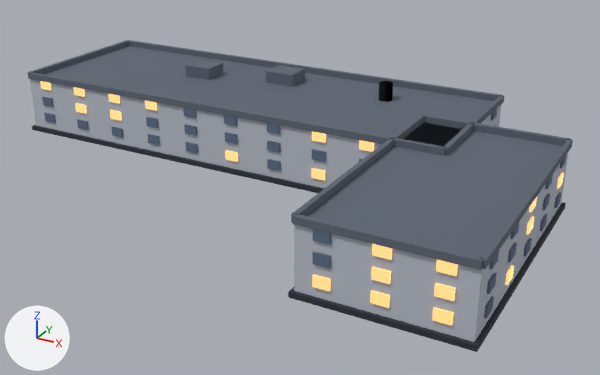
Before and after pictures for a commit that changed the glTF model models/apj-high.glb.
Camera for both pictures: a camera (50 mm lens) standing at (102.4, -180.0, 79.6) and looking at (14.4, -19.9, -0.5). Every picture has the same lights, and +X, +Y and +Z are marked at lower left. The older version comes first. Vertices at exactly the same position are counted once.

The scene before the commit, as lines of its bpy script (objects in view):
```python
me_mesh_0 = bpy.data.meshes.new('Mesh_0')
me_mesh_0.from_pydata(...)  # 1189 vertices, 1782 faces; spans x -75.9..72.8, y -65.8..21.8, z 0.0..19.4
# faces by material slot: [1182, 600]
me_mesh_0.materials.append(mat_matte)
me_mesh_0.materials.append(mat_glow)
# before: 8 (-70.0, 21.0, 15.0), 9 (-70.0, -21.0, 15.0) at pixel (29, 78), 10 (50.0, -21.0, 15.0) at pixel (444, 154), 11 (50.0, 21.0, 15.0)
ob_mesh_0 = bpy.data.objects.new('Mesh_0', me_mesh_0)
ob_mesh_0.location = (0.0, 0.0, 0.0)
```
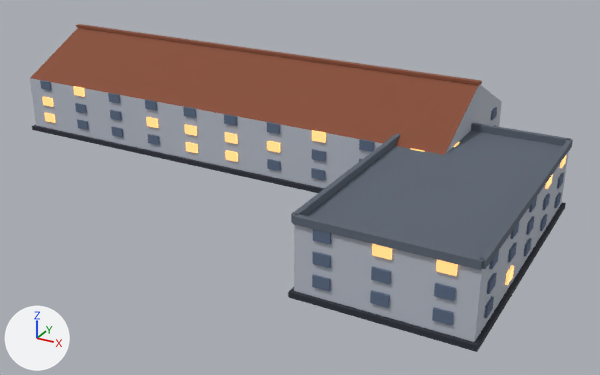
Changed parts and their boxes (x1, y1, x2, y2) in the pictures (600 x 375 px):
```json
{"object": "Mesh_0", "change": "reshaped", "before": [28, 40, 573, 352], "after": [30, 24, 573, 352]}
{"part": 1, "of": "me_mesh_0", "change": "added", "after": [76, 24, 482, 85]}
{"part": 2, "of": "me_mesh_0", "change": "deleted", "before": [28, 40, 504, 156], "on screen": "blue"}
{"part": 3, "of": "me_mesh_0", "change": "added", "after": [30, 28, 502, 155], "on screen": "brown"}
{"part": 4, "of": "me_mesh_0", "change": "recoloured", "before": [42, 97, 567, 189], "after": [42, 97, 567, 189]}
{"part": 5, "of": "me_mesh_0", "change": "recoloured", "before": [40, 81, 564, 326], "after": [40, 81, 564, 326]}
```

The change, as JSON lines over the scene's bpy script:
```json
{"block": "me_mesh_0", "where": "# used by ob_mesh_0; location = (0.0, 0.0, 0.0)"}
{"block": "me_mesh_0", "where": "# verts and faces of me_mesh_0; kept vertices keep their numbers, new ones are numbered from 1189"}
{"op": "remove", "block": "me_mesh_0", "code": "me_mesh_0.from_pydata(...)  # 1189 vertices, 1782 faces; spans x -75.9..72.8, y -65.8..21.8, z 0.0..19.4"}
{"op": "add", "block": "me_mesh_0", "code": "me_mesh_0.from_pydata(...)  # 1130 vertices, 1698 faces; spans x -75.9..72.8, y -65.8..21.8, z 0.0..25.7"}
{"block": "me_mesh_0", "change": "me_mesh_0 part 1: a new loose piece, a box spanning x -70.3..50.3, y -0.7..0.7, z 25.03..25.73, in mat_matte"}
{"block": "me_mesh_0", "change": "me_mesh_0 part 2: 7 loose pieces with 69 vertices, spanning x -70.6..50.5, y -21.5..21.5, z 15.0..19.4, are deleted"}
{"block": "me_mesh_0", "change": "me_mesh_0 part 3"}
{"op": "add", "block": "me_mesh_0", "code": "verts[1189] = (50.0, 0.0, 25.1)  # pixel (479, 83)"}
{"op": "add", "block": "me_mesh_0", "code": "verts[1190] = (-70.0, 0.0, 25.1)"}
{"op": "add", "block": "me_mesh_0", "code": "faces += [(9, 10, 1189), (9, 1189, 1190), (8, 1190, 11), (11, 1190, 1189), (8, 9, 1190), (10, 11, 1189)]  # mat_matte"}
{"block": "me_mesh_0", "change": "me_mesh_0 part 4: 348 faces spanning x -70.4..72.4, y -48.1..21.5, z 3.4..15.1 switch from mat_matte to mat_glow"}
{"block": "me_mesh_0", "change": "me_mesh_0 part 5: 372 faces spanning x -70.4..72.4, y -65.4..21.5, z 3.4..15.1 switch from mat_glow to mat_matte"}
```
